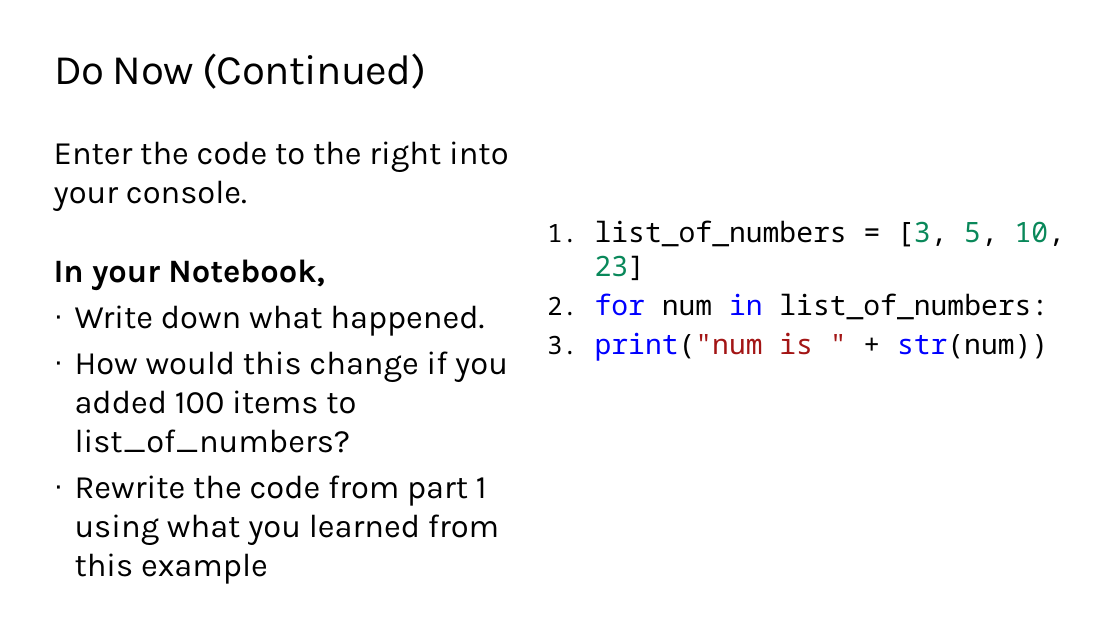
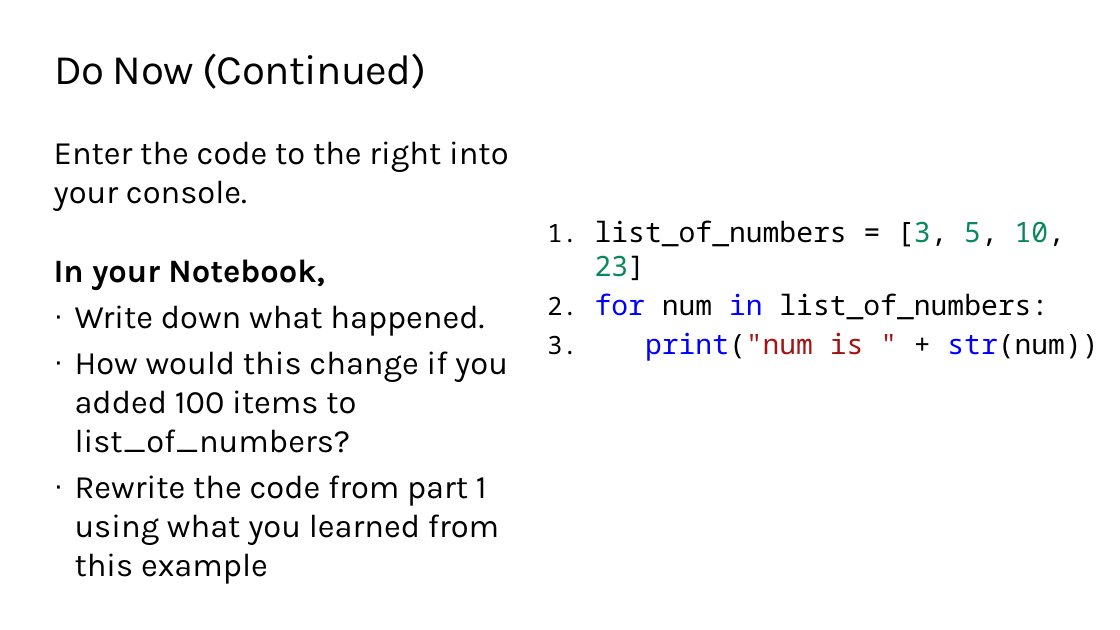
Before and after one commit to TEALSK12/2nd-semester-introduction-to-computer-science, a slide deck: slide 5 of units/4_unit/slidedecks/Intro Python 4.01 TEALS.pptx. Drawn at 1120x630 pixels with LibreOffice and Linux fonts; fonts in the diff are those of the drawing; background and template pictures are left out. Boxes give left, top, right and bottom in pixels: in the first picture for what was removed or moved away, otherwise in the second. Text is boxed around its words. In the diff, an @@ line names an element or a change of style, - is before the commit and + after.

```diff
--- a/units/4_unit/slidedecks/Intro Python 4.01 TEALS.pptx
+++ b/units/4_unit/slidedecks/Intro Python 4.01 TEALS.pptx
@@ text "list_of_numbers = [3, 5, 10, ..." rewrapped from [595, 220, 1065, 361] to [595, 220, 1098, 361] @@
```
Also in this commit, not shown: 2 other files.
